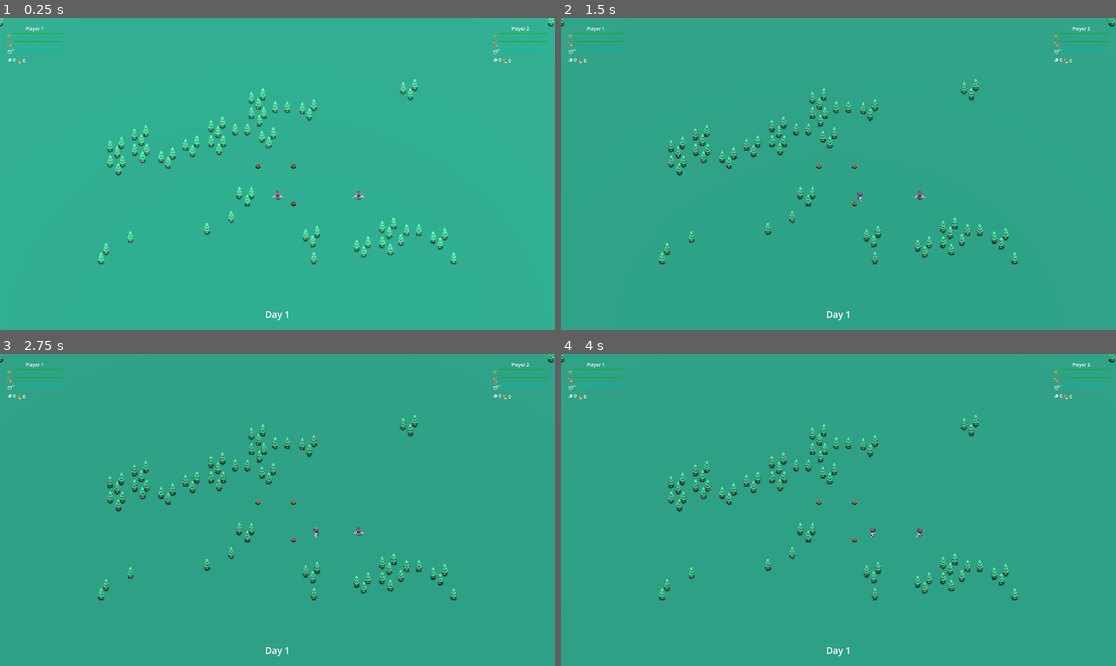
Above: before the commit, frames 1-4 (two rows, left to right).
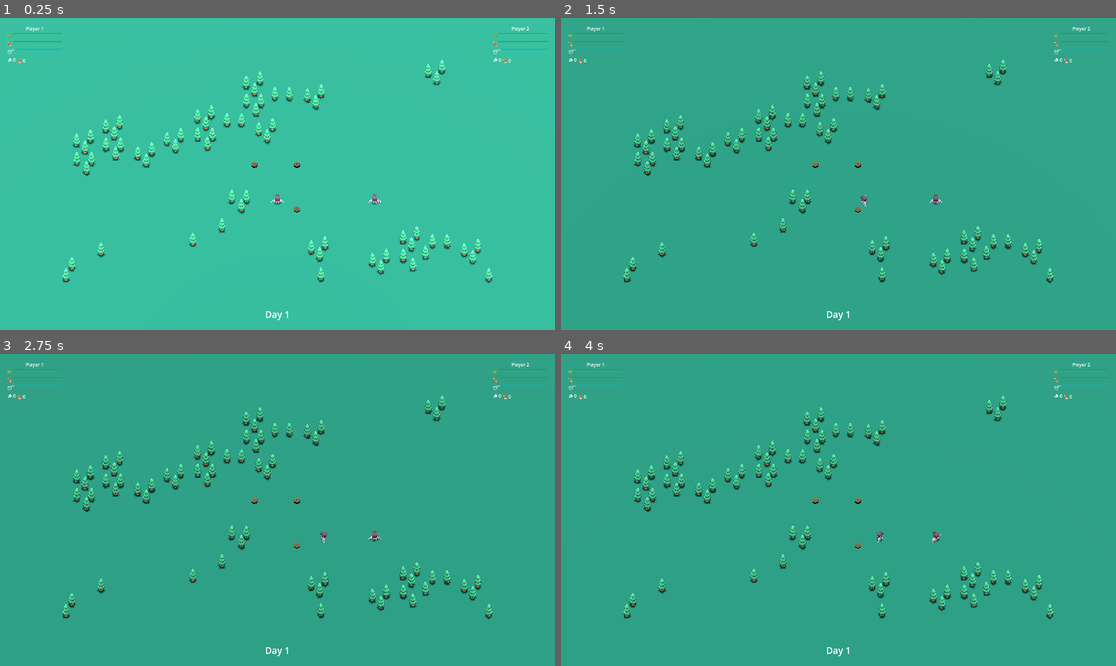
Above: after the commit, the same moments.

Repository: dp-lewis/hands-off-my-berries
Game: Godot game, scene res://levels/level-test.tscn
Same seed, same stepped clock (60 frames per second), same inputs: the game is played once before the commit and once after it.
Inputs (mouse positions are in pixels of both pictures, inside the frame that each line leads up to):
- Up to frame 1 (0.25 s): no input
- Up to frame 2 (1.5 s): tap Enter (ui_accept) at 0.5, 0.77 s; move the mouse to (960, 158) at 0.52 s; hold Right (ui_right) 0.53-1.25 s; tap E (p2_action) at 0.6 s; click (960, 158) at 0.67 s; drag from (727, 189) to (810, 236) at 1.27 s
- Up to frame 3 (2.75 s): tap Enter (ui_accept) at 2 s; move the mouse to (333, 441) at 2.02 s; hold Right (ui_right) from 2.03 s (still down); tap S (p2_down) at 2.1 s
- Up to frame 4 (4 s): release Right (ui_right) at 2.75 s; drag from (810, 572) to (672, 463) at 2.77 s; tap Enter (ui_accept) at 3.5, 3.77 s; move the mouse to (1005, 556) at 3.52 s; hold Left (ui_left) from 3.53 s (still down); tap D (p2_right) at 3.6 s

The runs differ from the first frame. In frame 1, 5.0% of the frame differs, in the area x 0-100%, y 0-86%; in frame 2, 4.9%; in frame 3, 4.9%; in frame 4, 4.9%.

Commit message:
feat: Implement PlayerSurvival component with health, hunger, and tiredness systems; update documentation and tests

Diff:
--- /dev/null
+++ b/components/player_survival.gd
@@ -0,0 +1,316 @@
+# PlayerSurvival Component
+# Handles player health, hunger, tiredness, and survival mechanics
+extends "res://components/player_component.gd"
+
+# Survival stats
+var health: float = 100.0
+var max_health: float = 100.0
+var hunger: float = 100.0
+var max_hunger: float = 100.0
+var tiredness: float = 100.0
+var max_tiredness: float = 100.0
+
+# Night and shelter state
+var is_night_time: bool = false
+var is_in_shelter: bool = false
+var current_shelter: Node3D = null
+
+# Survival configuration (export for easy tweaking)
+@export var hunger_decrease_rate: float = 2.0  # Hunger lost per minute
+@export var health_decrease_rate: float = 5.0  # Health lost per minute when starving
+@export var auto_eat_threshold: float = 30.0  # Auto-eat when hunger drops below this
+@export var pumpkin_hunger_restore: float = 25.0  # How much hunger pumpkins restore
+
+@export var base_tiredness_rate: float = 3.0  # Base tiredness lost per minute
+@export var walking_tiredness_rate: float = 0.3  # Tiredness lost per second while moving
+@export var night_tiredness_penalty: float = 2.0  # Additional tiredness lost per minute at night without shelter
+@export var tent_recovery_rate: float = 10.0  # Tiredness recovered per minute in tent
+@export var tiredness_health_decrease_rate: float = 3.0  # Health lost per minute when exhausted
+
+# Component references
+var resource_manager = null
+var is_player_moving: bool = false
+
+# Logging timers (to avoid spam)
+var hunger_log_timer: float = 0.0
+var tiredness_log_timer: float = 0.0
+var health_log_timer: float = 0.0
+
+func _on_initialize():
+	"""Initialize survival component"""
+	if not player_controller:
+		emit_error("PlayerSurvival: No controller provided")
+		return
+
+	# Find resource manager
+	find_resource_manager()
+
+	# Connect to movement component if available
+	connect_to_movement_component()
+
+	print("PlayerSurvival: Initialized for player ", get_player_id())
+
+func _on_cleanup():
+	"""Clean up survival component"""
+	resource_manager = null
+	current_shelter = null
+	is_player_moving = false
+
+func find_resource_manager():
+	"""Find the resource manager in the controller"""
+	if player_controller:
+		resource_manager = player_controller.get_node_or_null("ResourceManager")
+		if resource_manager:
+			print("PlayerSurvival: Found ResourceManager")
+		else:
+			print("PlayerSurvival: No ResourceManager found")
+
+func connect_to_movement_component():
+	"""Connect to movement component signals"""
+	var movement = get_sibling_component("PlayerMovement")
+	if movement:
+		if movement.has_signal("movement_started"):
+			movement.movement_started.connect(_on_movement_started)
+		if movement.has_signal("movement_stopped"):
+			movement.movement_stopped.connect(_on_movement_stopped)
+		print("PlayerSurvival: Connected to movement component")
+
+func _on_movement_started():
+	"""Called when player starts moving"""
+	is_player_moving = true
+
+func _on_movement_stopped():
+	"""Called when player stops moving"""
+	is_player_moving = false
+
+# Survival Interface Implementation
+
+func process_survival(delta: float) -> void:
+	"""Main survival processing - call this every frame"""
+	handle_hunger_system(delta)
+	handle_tiredness_system(delta)
+	update_log_timers(delta)
+
+func handle_hunger_system(delta: float):
+	"""Process hunger decrease and auto-eating"""
+	var was_starving = hunger <= 0.0
+
+	# Decrease hunger over time (convert rate from per-minute to per-second)
+	hunger -= (hunger_decrease_rate / 60.0) * delta
+	hunger = max(hunger, 0.0)
+
+	# Check for starvation state changes
+	var is_starving_now = hunger <= 0.0
+	if is_starving_now and not was_starving:
+		started_starving.emit()
+	elif not is_starving_now and was_starving:
+		stopped_starving.emit()
+
+	# Log hunger status occasionally
+	if hunger_log_timer <= 0.0:
+		var current_food = resource_manager.get_resource_amount("food") if resource_manager else 0
+		print("Player ", get_player_id(), " - Hunger: ", int(hunger), "/", int(max_hunger), " Food: ", current_food)
+		hunger_log_timer = 5.0  # Log every 5 seconds
+
+	# Auto-eat if hunger is low and we have food
+	var has_food = resource_manager.get_resource_amount("food") > 0 if resource_manager else false
+	if hunger <= auto_eat_threshold and has_food:
+		consume_food()
+
+	# If hunger reaches 0, start losing health
+	if hunger <= 0.0:
+		take_damage((health_decrease_rate / 60.0) * delta)
+		if health_log_timer <= 0.0:
+			print("Player ", get_player_id(), " is starving! Health: ", int(health))
+			health_log_timer = 3.0  # Log every 3 seconds when starving
+
+func handle_tiredness_system(delta: float):
+	"""Process tiredness changes based on activity and environment"""
+	var was_exhausted = tiredness <= 0.0
+
+	# Base tiredness decrease over time
+	tiredness -= (base_tiredness_rate / 60.0) * delta
+
+	# Additional tiredness from walking/moving
+	if is_player_moving:
+		tiredness -= walking_tiredness_rate * delta
+
+	# Apply night tiredness penalty if not in shelter
+	if is_night_time and not is_in_shelter:
+		tiredness -= (night_tiredness_penalty / 60.0) * delta
+
+	# Recover tiredness if in shelter
+	if is_in_shelter:
+		tiredness += (tent_recovery_rate / 60.0) * delta
+
+	# Clamp tiredness to valid range
+	tiredness = clamp(tiredness, 0.0, max_tiredness)
+
+	# Check for exhaustion state changes
+	var is_exhausted_now = tiredness <= 0.0
+	if is_exhausted_now and not was_exhausted:
+		started_exhaustion.emit()
+	elif not is_exhausted_now and was_exhausted:
+		stopped_exhaustion.emit()
+
+	# Log tiredness status occasionally
+	if tiredness_log_timer <= 0.0:
+		var status = " (Resting)" if is_in_shelter else ""
+		if is_night_time and not is_in_shelter:
+			status += " (Night Exhaustion)"
+		print("Player ", get_player_id(), " - Tiredness: ", int(tiredness), "/", int(max_tiredness), status)
+		tiredness_log_timer = 7.0  # Log every 7 seconds
+
+	# If tiredness reaches 0, start losing health
+	if tiredness <= 0.0:
+		take_damage((tiredness_health_decrease_rate / 60.0) * delta)
+		if health_log_timer <= 0.0:
+			print("Player ", get_player_id(), " is exhausted! Health: ", int(health))
+			health_log_timer = 4.0  # Log every 4 seconds when exhausted
+
+func update_log_timers(delta: float):
+	"""Update logging timers to prevent spam"""
+	hunger_log_timer = max(hunger_log_timer - delta, 0.0)
+	tiredness_log_timer = max(tiredness_log_timer - delta, 0.0)
+	health_log_timer = max(health_log_timer - delta, 0.0)
+
+func consume_food() -> bool:
+	"""Consume food to restore hunger"""
+	if resource_manager and resource_manager.get_resource_amount("food") > 0:
+		resource_manager.remove_resource("food", 1)
+		hunger = min(hunger + pumpkin_hunger_restore, max_hunger)
+		var remaining_food = resource_manager.get_resource_amount("food")
+		print("Player ", get_player_id(), " auto-ate food! Hunger restored to ", int(hunger), " (", remaining_food, " food remaining)")
+		hunger_changed.emit(hunger, max_hunger)
+		return true
+	return false
+
+func lose_tiredness(amount: float, activity: String = "") -> void:
+	"""Manually decrease tiredness from activities"""
+	tiredness = max(tiredness - amount, 0.0)
+	if activity != "":
+		print("Player ", get_player_id(), " is tired from ", activity, " (Tiredness: ", int(tiredness), ")")
+	tiredness_changed.emit(tiredness, max_tiredness)
+
+func take_damage(amount: float):
+	"""Apply damage to the player"""
+	var was_critical = health < 25.0
+	health = max(health - amount, 0.0)
+	health_changed.emit(health, max_health)
+
+	# Check for critical health warning
+	var is_critical_now = health < 25.0 and health > 0.0
+	if is_critical_now and not was_critical:
+		critical_health_warning.emit()
+
+	if health <= 0.0:
+		print("Player ", get_player_id(), " has died!")
+		player_died.emit()
+		respawn_player()
+	elif health < 25.0:
+		print("Player ", get_player_id(), " is in critical condition! (", int(health), "/", int(max_health), " health)")
+
+func heal(amount: float):
+	"""Heal the player"""
+	health = min(health + amount, max_health)
+	health_changed.emit(health, max_health)
+
+func respawn_player():
+	"""Respawn the player with full health"""
+	health = max_health
+	hunger = max_hunger
+	tiredness = max_tiredness
+
+	# Reset player position through controller
+	if player_controller:
+		player_controller.global_position = Vector3.ZERO
+
+	print("Player ", get_player_id(), " has respawned")
+	health_changed.emit(health, max_health)
+	hunger_changed.emit(hunger, max_hunger)
+	tiredness_changed.emit(tiredness, max_tiredness)
+
+# Night and Day System
+
+func apply_night_penalty() -> void:
+	"""Apply night penalties - called by day/night system"""
+	is_night_time = true
+	if not is_in_shelter:
+		print("Player ", get_player_id(), " is exposed to night dangers!")
+
+func apply_day_recovery() -> void:
+	"""Apply day recovery - called by day/night system"""
+	is_night_time = false
+
+# Shelter System
+
+func apply_shelter_recovery(delta: float) -> void:
+	"""Apply shelter recovery - called when in shelter"""
+	if is_in_shelter:
+		tiredness += (tent_recovery_rate / 60.0) * delta
+		tiredness = min(tiredness, max_tiredness)
+
+func enter_shelter(shelter: Node3D) -> void:
+	"""Enter a shelter"""
+	is_in_shelter = true
+	current_shelter = shelter
+	print("Player ", get_player_id(), " entered shelter")
+	shelter_entered.emit(shelter)
+
+func exit_shelter() -> void:
+	"""Exit current shelter"""
+	var old_shelter = current_shelter
+	is_in_shelter = false
+	current_shelter = null
+	print("Player ", get_player_id(), " exited shelter")
+	shelter_exited.emit(old_shelter)
+
+# Getters for UI and other systems
+
+func get_health() -> float:
+	return health
+
+func get_health_percentage() -> float:
+	return health / max_health if max_health > 0 else 0.0
+
+func get_hunger() -> float:
+	return hunger
+
+func get_hunger_percentage() -> float:
+	return hunger / max_hunger if max_hunger > 0 else 0.0
+
+func get_tiredness() -> float:
+	return tiredness
+
+func get_tiredness_percentage() -> float:
+	return tiredness / max_tiredness if max_tiredness > 0 else 0.0
+
+func is_sheltered() -> bool:
+	return is_in_shelter
+
+func get_current_shelter() -> Node3D:
+	return current_shelter
+
+func is_starving() -> bool:
+	return hunger <= 0.0
+
+func is_exhausted() -> bool:
+	return tiredness <= 0.0
+
+func is_critical_health() -> bool:
+	return health < 25.0
+
+# Signals for UI and other components
+signal health_changed(new_health: float, max_health: float)
+signal hunger_changed(new_hunger: float, max_hunger: float)
+signal tiredness_changed(new_tiredness: float, max_tiredness: float)
+signal player_died
+signal shelter_entered(shelter: Node3D)
+signal shelter_exited(shelter: Node3D)
+
+# Status change signals
+signal started_starving
+signal stopped_starving
+signal started_exhaustion
+signal stopped_exhaustion
+signal critical_health_warning
--- a/levels/level-test.tscn
+++ b/levels/level-test.tscn
@@ -28,7 +28,6 @@
 
 [node name="Sun" type="DirectionalLight3D" parent="."]
 transform = Transform3D(1, 0, 0, 0, -0.159364, 0.98722, 0, -0.98722, -0.159364, 0, 5.82034, 0)
-light_energy = 0.5
 shadow_enabled = true
 
 [node name="ground" type="MeshInstance3D" parent="."]
@@ -38,7 +37,7 @@
 transform = Transform3D(1, 0, 0, 0, 0.573577, 0.819152, 0, -0.819152, 0.573577, 0, 50, 30)
 projection = 1
 fov = 40.0
-size = 53.893
+size = 44.919
 far = 100.0
 
 [node name="Player0" parent="." instance=ExtResource("1_voxel")]
--- /dev/null
+++ b/tests/test_player_survival.gd
@@ -0,0 +1,164 @@
+# Player Survival Component Tests
+extends Node
+
+func test_assert(condition: bool, message: String):
+	if condition:
+		print("✓ ", message)
+	else:
+		print("✗ FAILED: ", message)
+		push_error("Test failed: " + message)
+
+func _ready():
+	print("=== SURVIVAL COMPONENT TEST ===")
+
+	# Test 1: Basic component creation
+	test_survival_component_creation()
+
+	# Test 2: Survival initialization
+	test_survival_initialization()
+
+	# Test 3: Health system
+	test_health_system()
+
+	# Test 4: Hunger system
+	test_hunger_system()
+
+	# Test 5: Tiredness system
+	test_tiredness_system()
+
+	# Test 6: Shelter system
+	test_shelter_system()
+
+	print("=== SURVIVAL COMPONENT TEST COMPLETE ===")
+	get_tree().quit()
+
+func test_survival_component_creation():
+	var survival_script = load("res://components/player_survival.gd")
+	test_assert(survival_script != null, "PlayerSurvival script loads successfully")
+
+	var survival = survival_script.new()
+	test_assert(survival != null, "PlayerSurvival instance created")
+	test_assert(survival.health == 100.0, "Default health is 100")
+	test_assert(survival.hunger == 100.0, "Default hunger is 100")
+	test_assert(survival.tiredness == 100.0, "Default tiredness is 100")
+	test_assert(survival.is_night_time == false, "Default is day time")
+	test_assert(survival.is_in_shelter == false, "Default not in shelter")
+
+	survival.queue_free()
+
+func test_survival_initialization():
+	var survival_script = load("res://components/player_survival.gd")
+	var controller_script = load("res://components/player_controller.gd")
+
+	var survival = survival_script.new()
+	var controller = controller_script.new()
+	controller.player_id = 1
+
+	# Initialize survival component
+	survival.initialize(controller)
+
+	test_assert(survival.is_component_ready(), "Survival component initialized successfully")
+	test_assert(survival.get_player_id() == 1, "Survival component has correct player ID")
+
+	survival.cleanup()
+	survival.queue_free()
+	controller.queue_free()
+
+func test_health_system():
+	var survival_script = load("res://components/player_survival.gd")
+	var survival = survival_script.new()
+
+	# Test health getters
+	test_assert(survival.get_health() == 100.0, "Initial health getter works")
+	test_assert(survival.get_health_percentage() == 1.0, "Health percentage is 100%")
+	test_assert(not survival.is_critical_health(), "Initial health is not critical")
+
+	# Test damage
+	survival.take_damage(30.0)
+	test_assert(survival.get_health() == 70.0, "Damage reduces health correctly")
+	test_assert(survival.get_health_percentage() == 0.7, "Health percentage updates after damage")
+
+	# Test critical health
+	survival.take_damage(50.0)
+	test_assert(survival.is_critical_health(), "Health becomes critical below 25")
+
+	# Test healing
+	survival.heal(30.0)
+	test_assert(survival.get_health() == 50.0, "Healing increases health")
+	test_assert(not survival.is_critical_health(), "Health no longer critical after healing")
+
+	# Test max health cap
+	survival.heal(100.0)
+	test_assert(survival.get_health() == 100.0, "Health cannot exceed maximum")
+
+	survival.queue_free()
+
+func test_hunger_system():
+	var survival_script = load("res://components/player_survival.gd")
+	var survival = survival_script.new()
+
+	# Test hunger getters
+	test_assert(survival.get_hunger() == 100.0, "Initial hunger getter works")
+	test_assert(survival.get_hunger_percentage() == 1.0, "Hunger percentage is 100%")
+	test_assert(not survival.is_starving(), "Initially not starving")
+
+	# Test hunger decrease
+	survival.hunger = 0.0  # Simulate starvation
+	test_assert(survival.is_starving(), "Starving when hunger is 0")
+	test_assert(survival.get_hunger_percentage() == 0.0, "Hunger percentage is 0% when starving")
+
+	# Test consume food (without resource manager)
+	var consumed = survival.consume_food()
+	test_assert(not consumed, "Cannot consume food without resource manager")
+
+	survival.queue_free()
+
+func test_tiredness_system():
+	var survival_script = load("res://components/player_survival.gd")
+	var survival = survival_script.new()
+
+	# Test tiredness getters
+	test_assert(survival.get_tiredness() == 100.0, "Initial tiredness getter works")
+	test_assert(survival.get_tiredness_percentage() == 1.0, "Tiredness percentage is 100%")
+	test_assert(not survival.is_exhausted(), "Initially not exhausted")
+
+	# Test lose tiredness
+	survival.lose_tiredness(50.0, "testing")
+	test_assert(survival.get_tiredness() == 50.0, "Lose tiredness reduces tiredness")
+	test_assert(survival.get_tiredness_percentage() == 0.5, "Tiredness percentage updates")
+
+	# Test exhaustion
+	survival.tiredness = 0.0
+	test_assert(survival.is_exhausted(), "Exhausted when tiredness is 0")
+
+	survival.queue_free()
+
+func test_shelter_system():
+	var survival_script = load("res://components/player_survival.gd")
+	var survival = survival_script.new()
+	var mock_shelter = Node3D.new()
+	mock_shelter.name = "TestShelter"
+
+	# Test initial shelter state
+	test_assert(not survival.is_sheltered(), "Initially not sheltered")
+	test_assert(survival.get_current_shelter() == null, "No initial shelter")
+
+	# Test entering shelter
+	survival.enter_shelter(mock_shelter)
+	test_assert(survival.is_sheltered(), "Sheltered after entering")
+	test_assert(survival.get_current_shelter() == mock_shelter, "Current shelter is correct")
+
+	# Test night penalties
+	survival.apply_night_penalty()
+	test_assert(survival.is_night_time == true, "Night time set correctly")
+
+	survival.apply_day_recovery()
+	test_assert(survival.is_night_time == false, "Day time set correctly")
+
+	# Test exiting shelter
+	survival.exit_shelter()
+	test_assert(not survival.is_sheltered(), "Not sheltered after exiting")
+	test_assert(survival.get_current_shelter() == null, "No current shelter after exiting")
+
+	mock_shelter.queue_free()
+	survival.queue_free()
Not shown, added: components/player_survival.gd.uid
Not shown, added: tests/test_player_survival.gd.uid
Not shown, changed: TODO.md
Not shown, changed: docs/player-refactoring-quick-reference.md
Not shown, added: docs/step3-survival-complete.md
